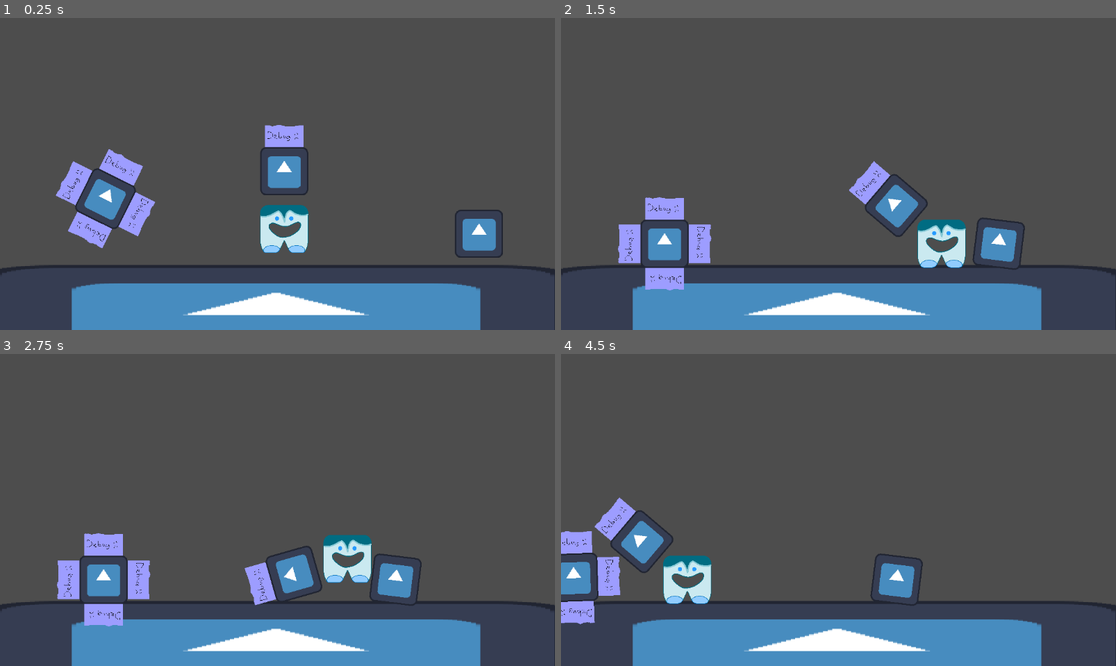
Above: before the commit, frames 1-4 (two rows, left to right).
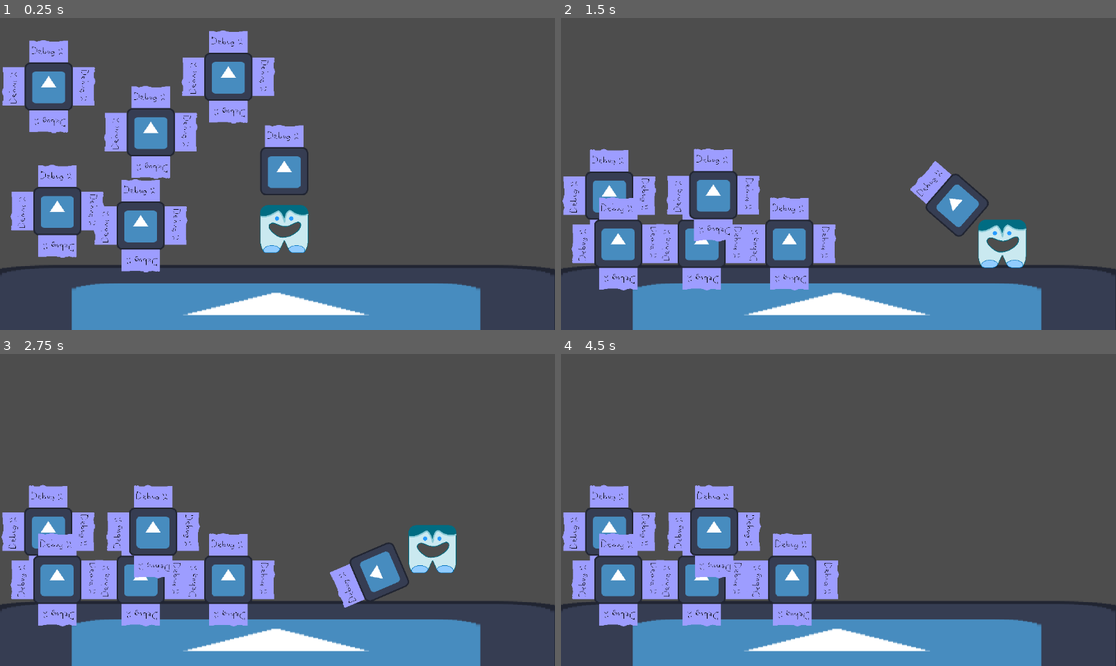
Above: after the commit, the same moments.

Repository: jkkivenko/james-gam-249
Game: Godot game, scene res://Scenes/jamess.tscn
Two runs of this game, one before a commit and one after it. Both use one fixed random seed, a clock stepped at 60 frames per second and the inputs below. This scene is started directly instead of the project's main scene. The engine's default icon, where the game draws it, is replaced by a stand-in: a white triangle on a blue panel in a dark square.
Inputs (mouse positions are in pixels of both pictures, inside the frame that each line leads up to):
- Up to frame 1 (0.25 s): no input
- Up to frame 2 (1.5 s): move the mouse to (666, 236) at 0.52 s; hold D (Move Right) 0.53-1.28 s; right-click (666, 236) at 0.6 s; click (666, 236) at 0.67 s; move the mouse to (727, 189) at 1.27 s; hold A (Move Left) from 1.28 s (still down); tap Right (Swing Clockwise) at 1.35 s; click (727, 189) at 1.42 s
- Up to frame 3 (2.75 s): right-click (166, 525) at 1.55 s; move the mouse to (333, 441) at 2.02 s; release A (Move Left) at 2.03 s; hold D (Move Right) from 2.03 s (still down); hold Left (Swing Counterclockwise) from 2.03 s (still down); click (333, 441) at 2.17 s; right-click (333, 441) at 2.3 s
- Up to frame 4 (4.5 s): move the mouse to (810, 572) at 2.77 s; release Left (Swing Counterclockwise) at 2.78 s; right-click (810, 572) at 2.85 s; click (810, 572) at 2.92 s; move the mouse to (1005, 556) at 3.52 s; release D (Move Right) at 3.53 s; hold A (Move Left) from 3.53 s (still down); right-click (1005, 556) at 3.6 s; click (1005, 556) at 3.67 s; move the mouse to (672, 463) at 4.27 s; tap Right (Swing Clockwise) at 4.35 s; click (672, 463) at 4.42 s

The runs differ from the first frame. In frame 1, 15% of the frame differs, in the area x 0-91%, y 4-82%; in frame 2, 17%, in the area x 0-84%, y 41-88%; in frame 3, 16%; in frame 4, 14%.

Commit message:
Drag n drop :D

Diff:
--- /dev/null
+++ b/Scenes/held_entity.tscn
@@ -0,0 +1,12 @@
+[gd_scene load_steps=2 format=3 uid="uid://bysu7ea6wp5pt"]
+
+[ext_resource type="Script" uid="uid://dmipy7npwd8ud" path="res://Scripts/held_entity.gd" id="1_fu2gw"]
+
+[node name="HeldEntity" type="CharacterBody2D" groups=["Component Entities"]]
+collision_layer = 4
+collision_mask = 7
+input_pickable = true
+script = ExtResource("1_fu2gw")
+
+[connection signal="mouse_entered" from="." to="." method="_on_mouse_entered"]
+[connection signal="mouse_exited" from="." to="." method="_on_mouse_exited"]
--- a/Scenes/jamess.tscn
+++ b/Scenes/jamess.tscn
@@ -1,18 +1,12 @@
-[gd_scene load_steps=9 format=3 uid="uid://ekx6m0e8ufcf"]
+[gd_scene load_steps=6 format=3 uid="uid://ekx6m0e8ufcf"]
 
 [ext_resource type="Texture2D" uid="uid://vsh53w0kddj4" path="res://icon.svg" id="1_llrt7"]
 [ext_resource type="PackedScene" uid="uid://dl8yi5v1vwkq3" path="res://Scenes/player.tscn" id="2_f8181"]
-[ext_resource type="Script" uid="uid://cu5yompuo8gcb" path="res://Scripts/enemy.gd" id="3_fe7jn"]
-[ext_resource type="PackedScene" uid="uid://dw81ctxi12y6v" path="res://Scenes/component_entity.tscn" id="4_fe7jn"]
+[ext_resource type="PackedScene" uid="uid://dw81ctxi12y6v" path="res://Scenes/physics_entity.tscn" id="4_fe7jn"]
 [ext_resource type="PackedScene" uid="uid://dafcgwkvmg08y" path="res://Scenes/block.tscn" id="5_lpgml"]
 
 [sub_resource type="RectangleShape2D" id="RectangleShape2D_e2o6t"]
 size = Vector2(1234, 191)
-
-[sub_resource type="PhysicsMaterial" id="PhysicsMaterial_e2o6t"]
-
-[sub_resource type="RectangleShape2D" id="RectangleShape2D_80nbo"]
-size = Vector2(100, 100)
 
 [node name="Game" type="Node2D"]
 
@@ -30,25 +24,25 @@
 [node name="Player" parent="." instance=ExtResource("2_f8181")]
 position = Vector2(591, 450)
 
-[node name="Enemy" type="RigidBody2D" parent="."]
-position = Vector2(1016, 460)
-mass = 0.1
-physics_material_override = SubResource("PhysicsMaterial_e2o6t")
-lock_rotation = true
-script = ExtResource("3_fe7jn")
+[node name="Camera2D" type="Camera2D" parent="."]
+position = Vector2(577, 364)
 
-[node name="CollisionShape2D" type="CollisionShape2D" parent="Enemy"]
-shape = SubResource("RectangleShape2D_80nbo")
-
-[node name="Sprite2D" type="Sprite2D" parent="Enemy"]
-rotation = 3.14159
-scale = Vector2(0.7813, 0.7813)
-texture = ExtResource("1_llrt7")
-
-[node name="ComponentEntity" parent="." instance=ExtResource("4_fe7jn")]
-position = Vector2(220, 387)
-rotation = 0.461939
+[node name="PhysicsEntity" parent="." instance=ExtResource("4_fe7jn")]
+position = Vector2(102, 154)
 component_scene = ExtResource("5_lpgml")
 
-[node name="Camera2D" type="Camera2D" parent="."]
-position = Vector2(577, 364)
+[node name="PhysicsEntity2" parent="." instance=ExtResource("4_fe7jn")]
+position = Vector2(475, 134)
+component_scene = ExtResource("5_lpgml")
+
+[node name="PhysicsEntity3" parent="." instance=ExtResource("4_fe7jn")]
+position = Vector2(120, 413)
+component_scene = ExtResource("5_lpgml")
+
+[node name="PhysicsEntity4" parent="." instance=ExtResource("4_fe7jn")]
+position = Vector2(293, 443)
+component_scene = ExtResource("5_lpgml")
+
+[node name="PhysicsEntity5" parent="." instance=ExtResource("4_fe7jn")]
+position = Vector2(314, 249)
+component_scene = ExtResource("5_lpgml")
--- a/Scenes/component_entity.tscn
+++ b/Scenes/physics_entity.tscn
@@ -1,8 +1,8 @@
 [gd_scene load_steps=2 format=3 uid="uid://dw81ctxi12y6v"]
 
-[ext_resource type="Script" uid="uid://by7xfrg6rheja" path="res://Scripts/component_entity.gd" id="1_8r0by"]
+[ext_resource type="Script" uid="uid://by7xfrg6rheja" path="res://Scripts/physics_entity.gd" id="1_8r0by"]
 
-[node name="ComponentEntity" type="RigidBody2D" groups=["Component Entities"]]
+[node name="PhysicsEntity" type="RigidBody2D" groups=["Component Entities"]]
 collision_layer = 4
 collision_mask = 7
 input_pickable = true
--- /dev/null
+++ b/Scenes/test_scene.tscn
@@ -0,0 +1,8 @@
+[gd_scene load_steps=2 format=3 uid="uid://db5cl5iwq7qtc"]
+
+[ext_resource type="Texture2D" uid="uid://di8a0j646lffh" path="res://art/enemy_1.png" id="1_3dogw"]
+
+[node name="TestScene" type="Node2D"]
+
+[node name="Sprite2D" type="Sprite2D" parent="."]
+texture = ExtResource("1_3dogw")
--- a/Scenes/weapon_pivot.tscn
+++ b/Scenes/weapon_pivot.tscn
@@ -3,7 +3,7 @@
 [ext_resource type="Script" uid="uid://b8jlnpiwhkovb" path="res://Scripts/weapon_pivot.gd" id="1_7vne0"]
 [ext_resource type="PackedScene" uid="uid://bqj8wf1b8vux2" path="res://Scenes/hilt.tscn" id="2_1c5ut"]
 
-[node name="WeaponPivot" type="RigidBody2D"]
+[node name="WeaponPivot" type="RigidBody2D" groups=["Weapon"]]
 mass = 0.1
 contact_monitor = true
 max_contacts_reported = 5
--- a/Scripts/attachment_point.gd
+++ b/Scripts/attachment_point.gd
@@ -1 +1,3 @@
 class_name AttachmentPoint extends Node2D
+
+@export var attached_point : AttachmentPoint
--- a/Scripts/block.gd
+++ /dev/null
@@ -1,5 +0,0 @@
-## The space here coloured in BLANK!!!!!!!!!
-class_name Block extends HammerComponent
-
-## This object's mass in kgs
-@export var mass : float = 1.0
--- a/Scripts/hammer_component.gd
+++ b/Scripts/hammer_component.gd
@@ -1,4 +1,10 @@
 class_name HammerComponent extends CollisionShape2D
 
-@export var attached_components : Dictionary[AttachmentPoint, HammerComponent] = {}
 @export var mass : float = 0.1
+
+func get_attachment_points() -> Array[AttachmentPoint]:
+	var attachment_points : Array[AttachmentPoint] = []
+	for child in get_children():
+		if child is AttachmentPoint:
+			attachment_points.append(child)
+	return attachment_points
--- /dev/null
+++ b/Scripts/held_entity.gd
@@ -0,0 +1,47 @@
+@tool
+class_name HeldEntity extends CharacterBody2D
+
+@export var component_scene : PackedScene:
+	set(new):
+		component_scene = new
+		reset_component()
+@export var smoothing : float = 0.9
+@export var rotation_smoothing : float = 0.5
+
+var component : HammerComponent
+var physics_entity_scene : PackedScene = load("res://Scenes/physics_entity.tscn")
+var target_rotation : float = 0.0
+
+func _process(_delta):
+	if not Engine.is_editor_hint():
+		#print("I'm a held entity!")
+		var direction_to_mouse = get_viewport().get_mouse_position() - get_global_transform_with_canvas().origin
+		velocity += direction_to_mouse
+		velocity *= smoothing
+		rotation = lerp_angle(rotation, target_rotation, rotation_smoothing)
+		move_and_slide()
+		if not Input.is_mouse_button_pressed(MOUSE_BUTTON_LEFT):
+			if get_tree().get_first_node_in_group("Weapon").add_component(component):
+				queue_free()
+			else:
+				create_physics_entity()
+		if Input.is_action_just_pressed("Rotate Held Object"):
+			target_rotation += PI / 2.0
+
+func reset_component():
+	if component:
+		component.queue_free()
+	if component_scene:
+		component = component_scene.instantiate()
+		if component is HammerComponent:
+			add_child(component)
+			component.owner = self
+		else:
+			push_error("Tried to attach a component that isn't a HammerComponent!")
+
+func create_physics_entity():
+	var physics_entity : Node2D = physics_entity_scene.instantiate()
+	add_sibling(physics_entity)
+	physics_entity.transform = transform
+	physics_entity.component_scene = component_scene
+	queue_free()
--- a/Scripts/component_entity.gd
+++ b/Scripts/physics_entity.gd
@@ -1,30 +1,19 @@
 @tool
-class_name ComponentEntity extends RigidBody2D
+class_name PhysicsEntity extends RigidBody2D
 
 @export var component_scene : PackedScene:
 	set(new):
 		component_scene = new
 		reset_component()
 
+var held_entity_scene : PackedScene = load("res://Scenes/held_entity.tscn")
 var hovered : bool = false
-var held : bool = false
 
 func _process(_delta):
 	if not Engine.is_editor_hint():
-		if Input.is_mouse_button_pressed(MOUSE_BUTTON_LEFT):
-			if hovered:
-				held = true
-		else:
-			held = false
-	if held:
-		rotation = 0
-		freeze = true
-		collision_mask -= 4
-		var direction_to_mouse = get_viewport().get_mouse_position() - get_global_transform_with_canvas().origin
-		position += direction_to_mouse
-	else:
-		freeze = false
-		collision_mask -= 4
+		#print("I'm a physics entity!")
+		if Input.is_mouse_button_pressed(MOUSE_BUTTON_LEFT) and hovered:
+			create_held_entity()
 
 func reset_component():
 	for child in get_children():
@@ -38,10 +27,15 @@
 		else:
 			push_error("Tried to attach a component that isn't a HammerComponent!")
 
+func create_held_entity():
+	var held_entity : HeldEntity = held_entity_scene.instantiate()
+	add_sibling(held_entity)
+	held_entity.transform = transform
+	held_entity.component_scene = component_scene
+	queue_free()
+
 func _on_mouse_entered():
-	print("ENTER")
 	hovered = true
 
 func _on_mouse_exited():
-	print("EXIT")
 	hovered = false
--- a/Scripts/pickup_manager.gd
+++ /dev/null
@@ -1 +0,0 @@
-extends Node2D
--- a/Scripts/weapon_pivot.gd
+++ b/Scripts/weapon_pivot.gd
@@ -4,7 +4,8 @@
 @export var shwing_force : float = 200000
 ## Revs per sex
 @export var max_rotation_speed : float = 2
-
+## The maximum distance in pixels that a component will be able to connect to the hammer from.
+@export var attachment_distance_threshold : float = 50.0
 func _ready():
 	for component in get_all_components():
 		mass += component.mass
@@ -19,13 +20,32 @@
 	return components
 
 func _physics_process(_delta):
-	if !Engine.is_editor_hint():
+	if not Engine.is_editor_hint():
 		var current_rps = angular_velocity / (2 * PI)
 		if Input.is_action_pressed("Swing Clockwise") and current_rps < max_rotation_speed:
 			apply_torque(shwing_force)
 		elif Input.is_action_pressed("Swing Counterclockwise") and -current_rps < max_rotation_speed:
 			apply_torque(-shwing_force)
 
+func add_component(component : HammerComponent) -> bool:
+	var closest_attachment_point_self : AttachmentPoint
+	var closest_attachment_point_other : AttachmentPoint
+	var min_distance = INF
+	for other_attachment_point in component.get_attachment_points():
+		for self_component in get_all_components():
+			for self_attachment_point in self_component.get_attachment_points():
+				if not self_attachment_point.attached_point:
+					if self_attachment_point.global_position.distance_to(other_attachment_point.global_position) < min_distance:
+						closest_attachment_point_self = self_attachment_point
+						closest_attachment_point_other = other_attachment_point
+						min_distance = self_attachment_point.global_position.distance_to(other_attachment_point.global_position)
+	if min_distance < attachment_distance_threshold:
+		closest_attachment_point_self.attached_point = closest_attachment_point_other
+		closest_attachment_point_other.attached_point = closest_attachment_point_self
+		component.global_position = closest_attachment_point_self.global_position + closest_attachment_point_other.global_position - component.global_position - Vector2(0, 50).rotated(closest_attachment_point_self.rotation)
+		return true
+	return false
+
 #func _on_body_shape_entered(body_rid, body, body_shape_index, local_shape_index):
 	#print(body.shape_owner_get_owner(body.shape_find_owner(body_shape_index)))
 	#print(shape_owner_get_owner(self.shape_find_owner(local_shape_index)))
--- a/project.godot
+++ b/project.godot
@@ -18,11 +18,11 @@
 [autoload]
 
 GameManager="*res://Scripts/game_manager.gd"
-PickupManager="*res://Scripts/pickup_manager.gd"
 
 [global_group]
 
 "Component Entities"=""
+Weapon=""
 
 [input]
 
@@ -46,6 +46,11 @@
 "events": [Object(InputEventKey,"resource_local_to_scene":false,"resource_name":"","device":-1,"window_id":0,"alt_press …(192 unchanged characters)…
 ]
 }
+"Rotate Held Object"={
+"deadzone": 0.2,
+"events": [Object(InputEventMouseButton,"resource_local_to_scene":false,"resource_name":"","device":-1,"window_id":0,"alt_pressed":false,"shift_pressed":false,"ctrl_pressed":false,"meta_pressed":false,"button_mask":2,"position":Vector2(472, 16),"global_position":Vector2(481, 64),"factor":1.0,"button_index":2,"canceled":false,"pressed":true,"double_click":false,"script":null)
+]
+}
 
 [layer_names]
 
Not shown, removed: Scripts/block.gd.uid
Not shown, added: Scripts/held_entity.gd.uid
Renamed: Scripts/component_entity.gd.uid -> Scripts/physics_entity.gd.uid
Not shown, removed: Scripts/pickup_manager.gd.uid
